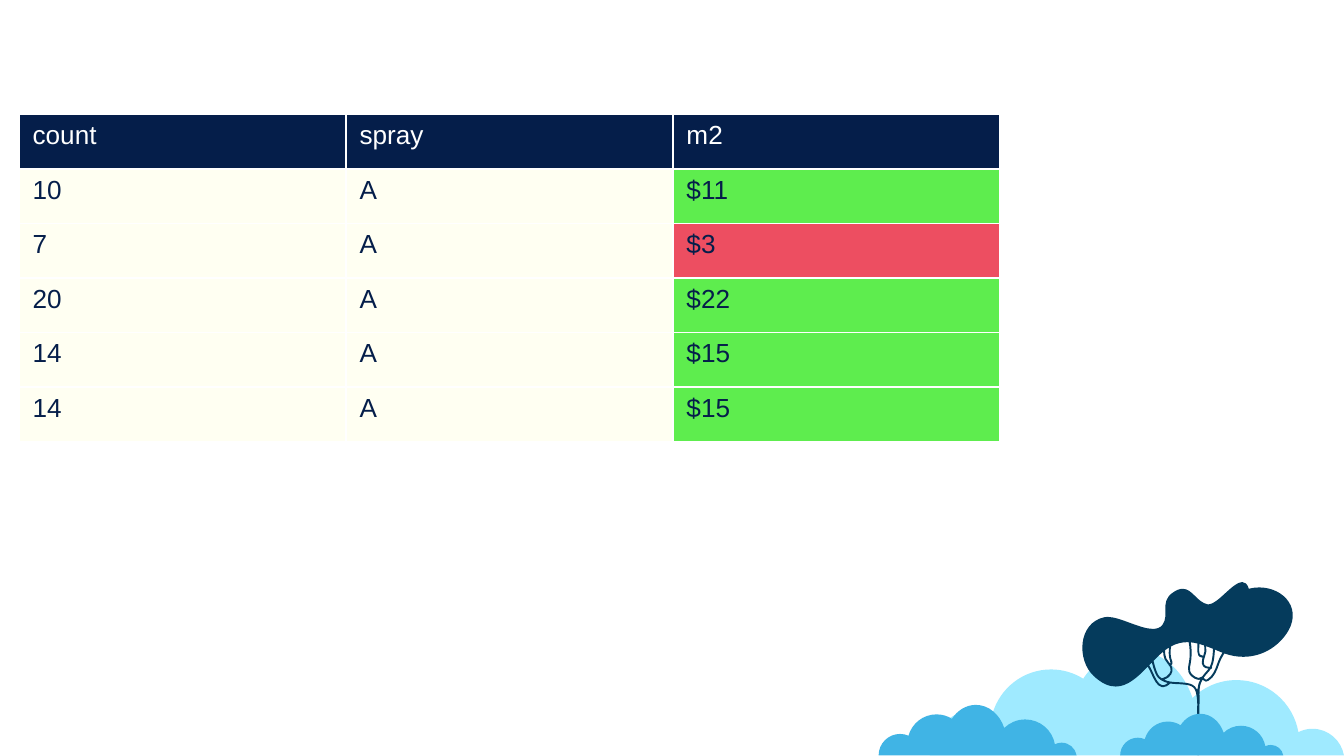
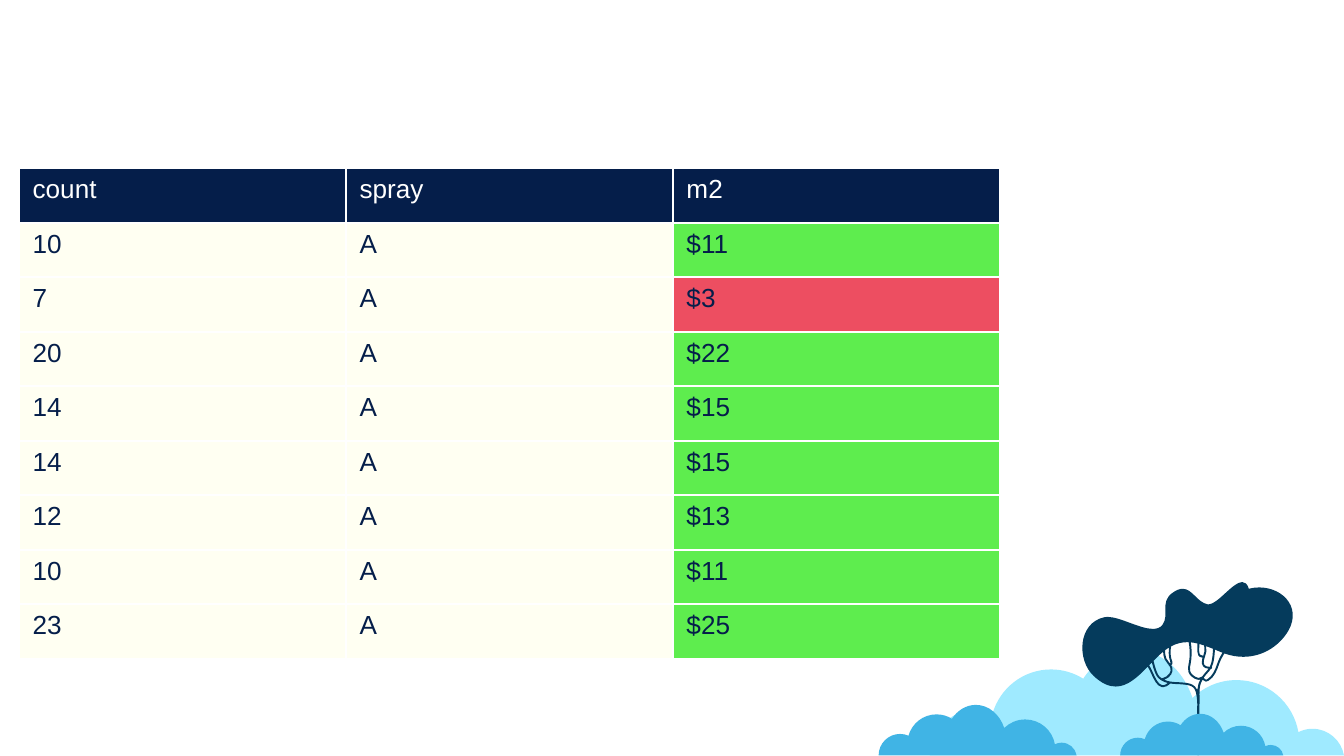
Before and after one commit to jonboone1/plotlyPowerpoint, a slide deck: slide 7 of example/output.pptx. Drawn at 1344x756 pixels with LibreOffice and Linux fonts; fonts in the diff are those of the drawing. Boxes give left, top, right and bottom in pixels: in the first picture for what was removed or moved away, otherwise in the second. Text is boxed around its words. In the diff, an @@ line names an element or a change of style, - is before the commit and + after.

```diff
--- a/example/output.pptx
+++ b/example/output.pptx
@@ table at (19,168,999,659) @@
+row 7: 12 | A | $13
+row 8: 10 | A | $11
+row 9: 23 | A | $25
@@ table: place and size @@
-table at (19,114,999,441)
+table at (19,168,999,659)
```
Also in this commit, not shown: 7 other files.
